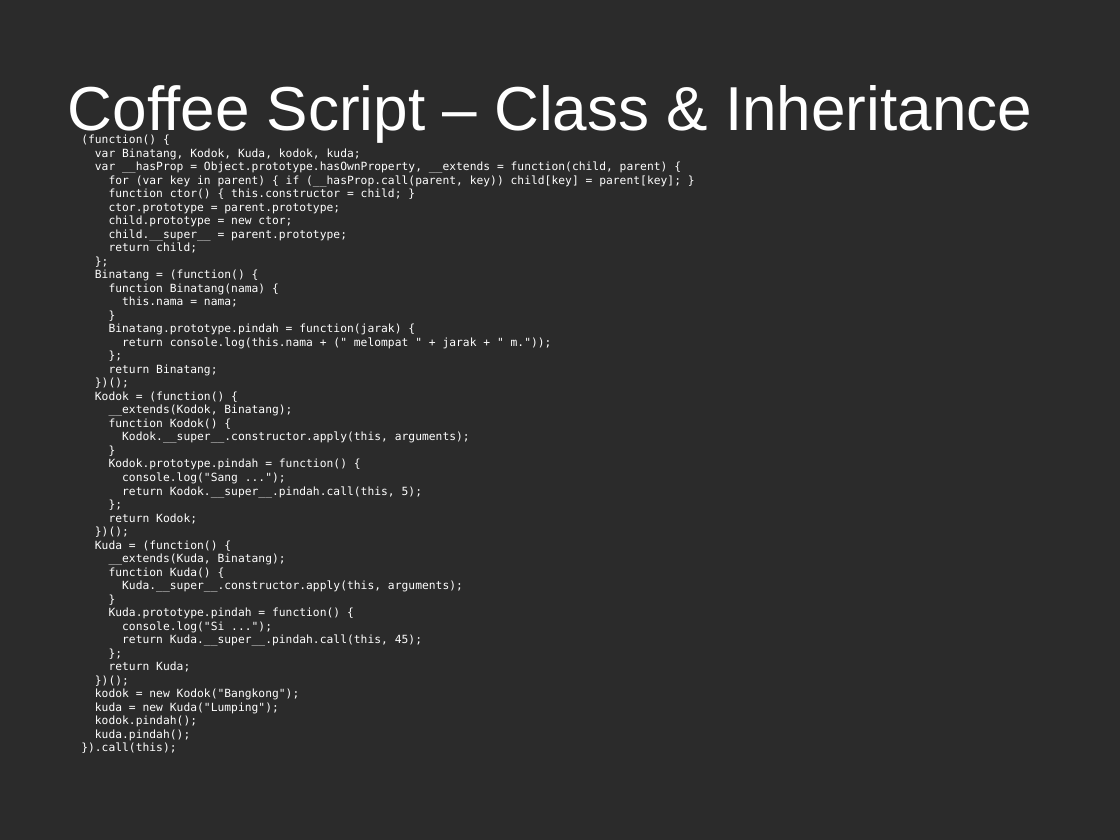
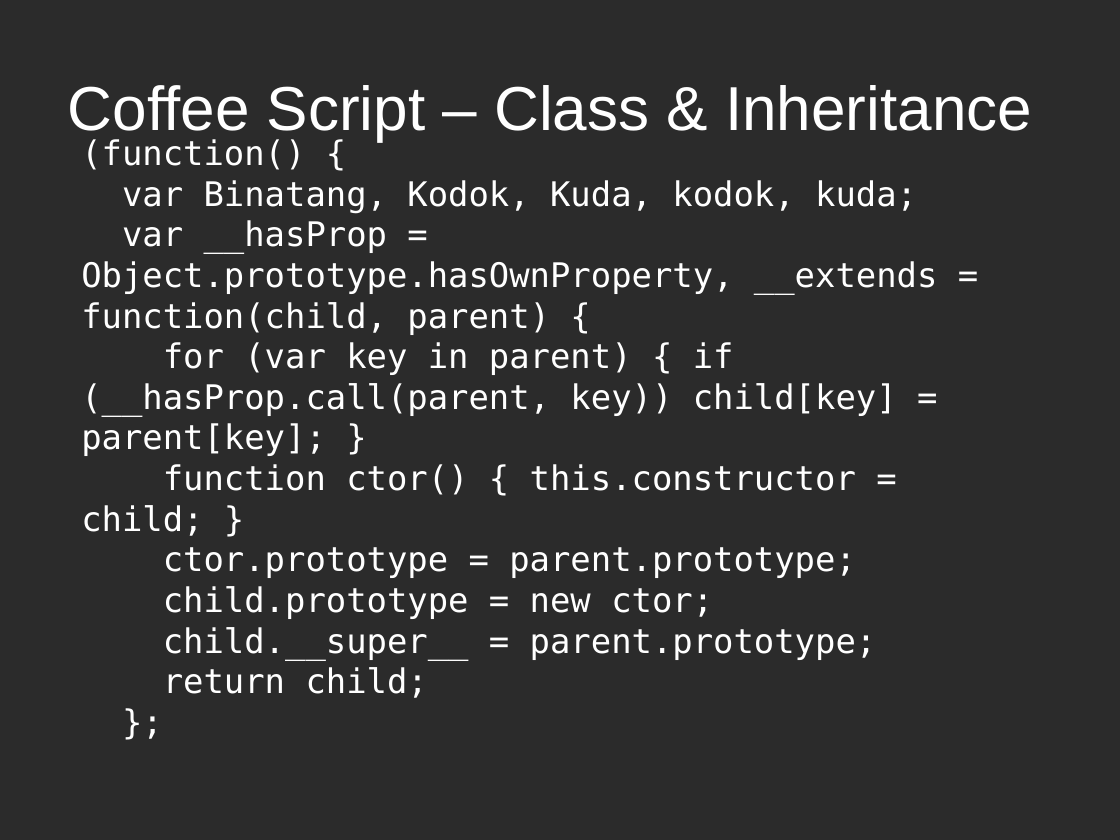
Before and after one commit to karuna/presentation, a slide deck: slide 42 of 20110919/rails3.1.odp. Drawn at 1120x840 pixels with LibreOffice and Linux fonts; fonts in the diff are those of the drawing; background and template pictures are left out; a plain dark background stands for a picture behind light text. Boxes give left, top, right and bottom in pixels: in the first picture for what was removed or moved away, otherwise in the second. Text is boxed around its words. In the diff, an @@ line names an element or a change of style, - is before the commit and + after.

Commit message:
fix quote mark, fix font size

```diff
--- a/20110919/rails3.1.odp
+++ b/20110919/rails3.1.odp
@@ subtitle "(function() {" at bbox=[81, 139, 937, 698]: size 8 to 24 pt @@
@@ subtitle at bbox=[81, 269, 552, 753]: paragraphs removed @@
-Binatang = (function() {
-function Binatang(nama) {
-this.nama = nama;
-}
-Binatang.prototype.pindah = function(jarak) {
-return console.log(this.nama + (" melompat " + jarak + " m."));
-};
-return Binatang;
-})();
-Kodok = (function() {
-__extends(Kodok, Binatang);
-function Kodok() {
-Kodok.__super__.constructor.apply(this, arguments);
-}
-Kodok.prototype.pindah = function() {
-console.log("Sang ...");
-return Kodok.__super__.pindah.call(this, 5);
-};
-return Kodok;
-})();
-Kuda = (function() {
-__extends(Kuda, Binatang);
-function Kuda() {
-Kuda.__super__.constructor.apply(this, arguments);
-}
-Kuda.prototype.pindah = function() {
-console.log("Si ...");
-return Kuda.__super__.pindah.call(this, 45);
-};
-return Kuda;
-})();
-kodok = new Kodok("Bangkong");
-kuda = new Kuda("Lumping");
-kodok.pindah();
-kuda.pindah();
-}).call(this);
```
Also in this commit, not shown: 5 other slides changed, 3 slides added.
